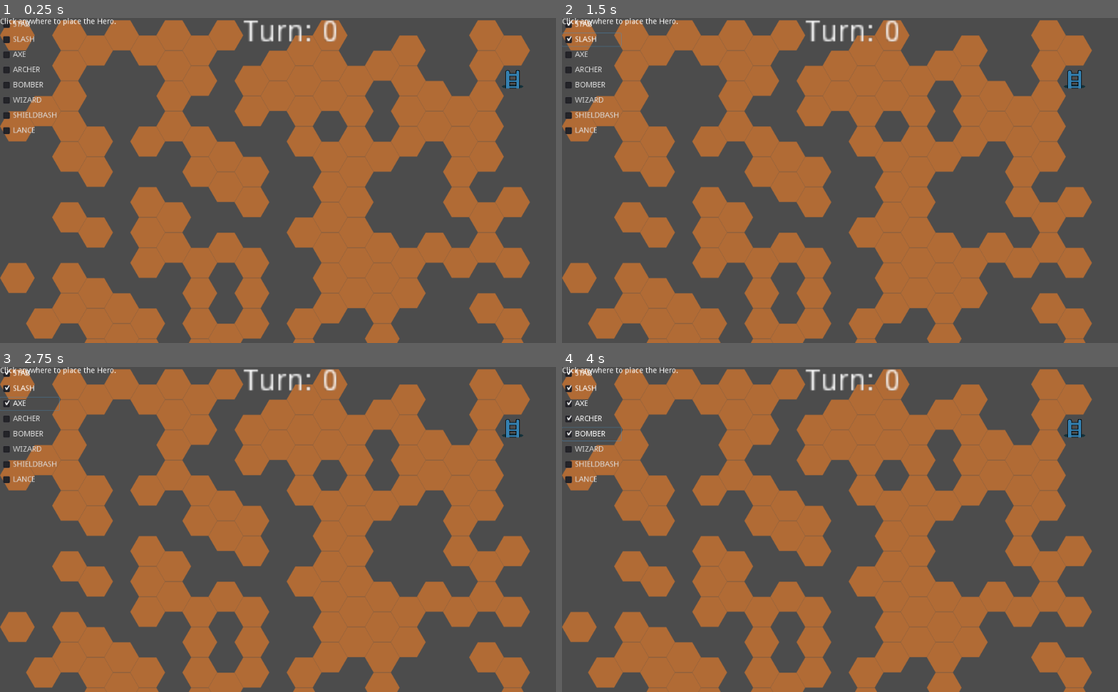
Above: before the commit, frames 1-4 (two rows, left to right).
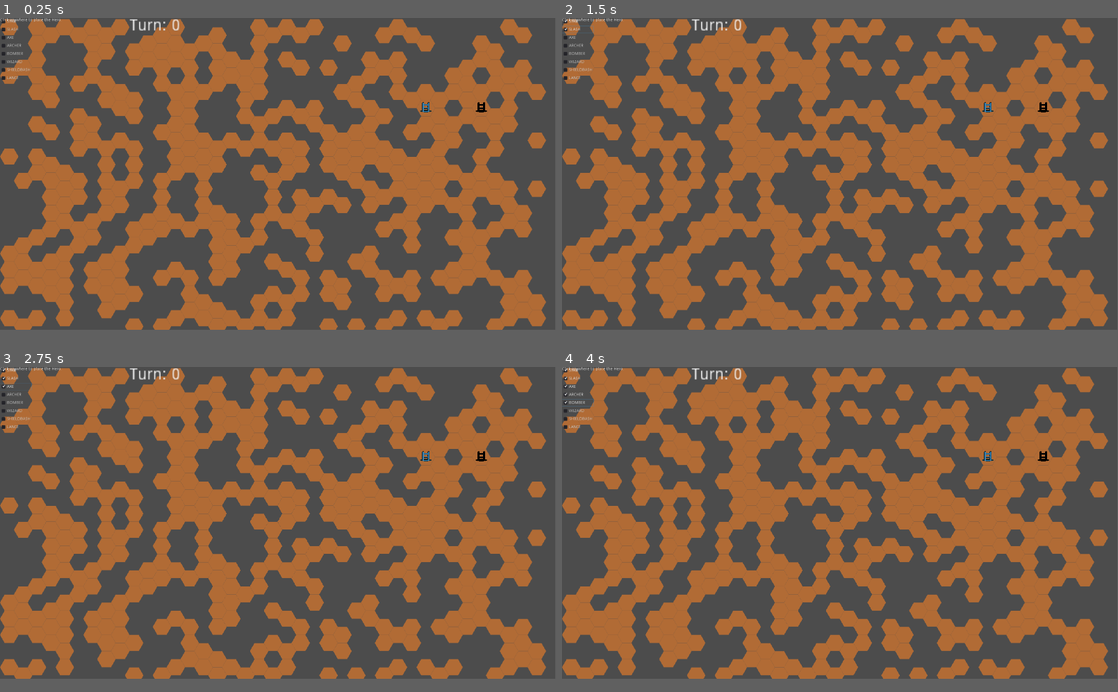
Above: after the commit, the same moments.

Repository: ra314/psiloi
Game: Godot game, scene res://Scenes/Main.tscn
Two runs of this game, one before a commit and one after it. Both use one fixed random seed, a clock stepped at 60 frames per second and the inputs below.
Inputs:
- Up to frame 1 (0.25 s): no input
- Up to frame 2 (1.5 s): click "STAB" at 0.5 s; click "SLASH" at 1.25 s
- Up to frame 3 (2.75 s): click "AXE" at 2 s
- Up to frame 4 (4 s): click "ARCHER" at 2.75 s; click "BOMBER" at 3.5 s
In our replay, the window is 800x468 before the commit and 799x449 after it. These sizes can differ from the game's own. Grey fills any space a smaller window leaves; there, only what the larger window draws over its background counts as a difference.

The runs differ from the first frame. In frame 1, 51% of the frame differs, in the area x 0-99%, y 0-100%; in frame 2, 51%; in frame 3, 51%; in frame 4, 51%.

Commit message:
Added dynamic entry and exit positions.

Diff:
--- a/Scenes/Level Components/Exit.tscn
+++ b/Scenes/Level Components/Ladder.tscn
@@ -1,10 +1,8 @@
-[gd_scene load_steps=3 format=2]
+[gd_scene load_steps=2 format=2]
 
 [ext_resource path="res://Assets/Object_Player_Exit.png" type="Texture" id=1]
-[ext_resource path="res://Scripts/Unit.gd" type="Script" id=2]
 
-[node name="Enemy" type="Sprite"]
+[node name="Ladder" type="Sprite"]
 scale = Vector2( 0.063, 0.063 )
 texture = ExtResource( 1 )
 centered = false
-script = ExtResource( 2 )
--- a/Scenes/Main.tscn
+++ b/Scenes/Main.tscn
@@ -1,12 +1,10 @@
-[gd_scene load_steps=9 format=2]
+[gd_scene load_steps=7 format=2]
 
 [ext_resource path="res://Tilemap/Tileset_Hex.tres" type="TileSet" id=1]
 [ext_resource path="res://Scripts/Main.gd" type="Script" id=2]
-[ext_resource path="res://Scenes/Player.tscn" type="PackedScene" id=3]
 [ext_resource path="res://Scenes/Level Components/Powerup Selector.tscn" type="PackedScene" id=4]
 [ext_resource path="res://Scripts/TileMap.gd" type="Script" id=5]
 [ext_resource path="res://Tilemap/Tileset_UI.tres" type="TileSet" id=6]
-[ext_resource path="res://Assets/Object_Player_Exit.png" type="Texture" id=7]
 [ext_resource path="res://Scripts/TurnManager.gd" type="Script" id=8]
 
 [node name="Main" type="Node2D"]
@@ -31,11 +29,6 @@
 format = 1
 script = ExtResource( 5 )
 
-[node name="Exit" parent="." instance=ExtResource( 3 )]
-position = Vector2( 912, 84 )
-texture = ExtResource( 7 )
-script = null
-
 [node name="Units" type="Node2D" parent="."]
 
 [node name="TurnManager" type="Node2D" parent="."]
--- a/Scripts/LevelGenerator.gd
+++ b/Scripts/LevelGenerator.gd
@@ -1,6 +1,6 @@
 class_name LevelGenerator
 
-const LEVEL_SIZE = Vector2(20,20)
+const LEVEL_SIZE = Vector2(39,19)
 const HIGHEST_INT_TILE_VALUE := 1
 
 static func init_noise() -> OpenSimplexNoise:
--- a/Scripts/Main.gd
+++ b/Scripts/Main.gd
@@ -1,12 +1,13 @@
 extends Node2D
 
-const HERO_SPAWN_POS := Vector2(0,6)
 const ENEMY_SPAWN_POS1 := Vector2(3,3)
 const ENEMY_SPAWN_POS2 := Vector2(3,4)
+const ENTRY_POS := Vector2(0,6)
 const EXIT_POS := Vector2(6,6)
 
 var PLAYER = load("res://Scenes/Player.tscn")
 var ENEMY = load("res://Scenes/Enemy.tscn")
+var LADDER = load("res://Scenes/Level Components/Ladder.tscn")
 
 onready var TurnManager = $TurnManager
 
@@ -28,6 +29,14 @@
 	$PowerupSelector.visible = true
 	$PowerupSelector.init(AUTO.ATTACK.keys())
 
+	var entry = LADDER.instance()
+	entry.position = $TileMap.map_to_world(get_random_non_blocking_tile())
+	add_child(entry)
+	var exit = LADDER.instance()
+	exit.position = $TileMap.map_to_world(get_random_non_blocking_tile())
+	exit.modulate = Color(0,0,0,1)
+	add_child(exit)
+
 	label.text = "Click anywhere to place the Hero."
 	var grid_pos = yield(self, "mouse_click")[0]
 	var player = AUTO.add_childv2($Units, PLAYER.instance()).init($TileMap, grid_pos, \
@@ -47,7 +56,6 @@
 
 	label.queue_free()
 	$PowerupSelector.visible = false
-	$Exit.position = $TileMap.map_to_world(get_random_non_blocking_tile())
 
 func get_random_non_blocking_tile() -> Vector2:
 	var SEARCH_LIMIT = 1000
@@ -61,7 +69,7 @@
 	return curr_pos
 
 func static_initialize_units() -> void:
-	var player = AUTO.add_childv2($Units, PLAYER.instance()).init($TileMap, HERO_SPAWN_POS, \
+	var player = AUTO.add_childv2($Units, PLAYER.instance()).init($TileMap, ENTRY_POS, \
 		AUTO.TEAM.PLAYER, HashSet.neww([AUTO.ATTACK.STAB, AUTO.ATTACK.ARCHER]))
 	var enemy1 = AUTO.add_childv2($Units, ENEMY.instance()).init($TileMap, ENEMY_SPAWN_POS1, \
 		AUTO.TEAM.ENEMY, HashSet.neww([AUTO.ATTACK.SLASH]))
@@ -70,17 +78,17 @@
 	AUTO.players_set = HashSet.neww([player])
 	AUTO.enemies_set = HashSet.neww([enemy1, enemy2])
 	AUTO.all_units = [player, enemy1, enemy2]
-	$Exit.position = $TileMap.map_to_world(EXIT_POS)
+	LADDER.instance().position = $TileMap.map_to_world(EXIT_POS)
 
 func create_valid_procedural_level() -> void:
 	var num_tries = 0
 	assert(LevelGenerator.LEVEL_SIZE.x > EXIT_POS.x)
 	assert(LevelGenerator.LEVEL_SIZE.y > EXIT_POS.y)
 	LevelGenerator.apply_random_level_to_tilemap($TileMap)
-	var path = NAVIGATOR.bfs_path(HERO_SPAWN_POS, EXIT_POS, $TileMap)
+	var path = NAVIGATOR.bfs_path(ENTRY_POS, EXIT_POS, $TileMap)
 	while(path == []):
 		LevelGenerator.apply_random_level_to_tilemap($TileMap)
-		path = NAVIGATOR.bfs_path(HERO_SPAWN_POS, EXIT_POS, $TileMap)
+		path = NAVIGATOR.bfs_path(ENTRY_POS, EXIT_POS, $TileMap)
 		num_tries += 1
 		if $TileMap.get_cellv(ENEMY_SPAWN_POS1) in AUTO.BLOCKING_TILES:
 			path = []
--- a/project.godot
+++ b/project.godot
@@ -89,6 +89,12 @@
 AUTO="*res://Scripts/Auto.gd"
 NAVIGATOR="*res://Scripts/Navigator.gd"
 
+[display]
+
+window/size/width=1920
+window/size/height=1080
+window/size/fullscreen=true
+
 [importer_defaults]
 
 texture={
